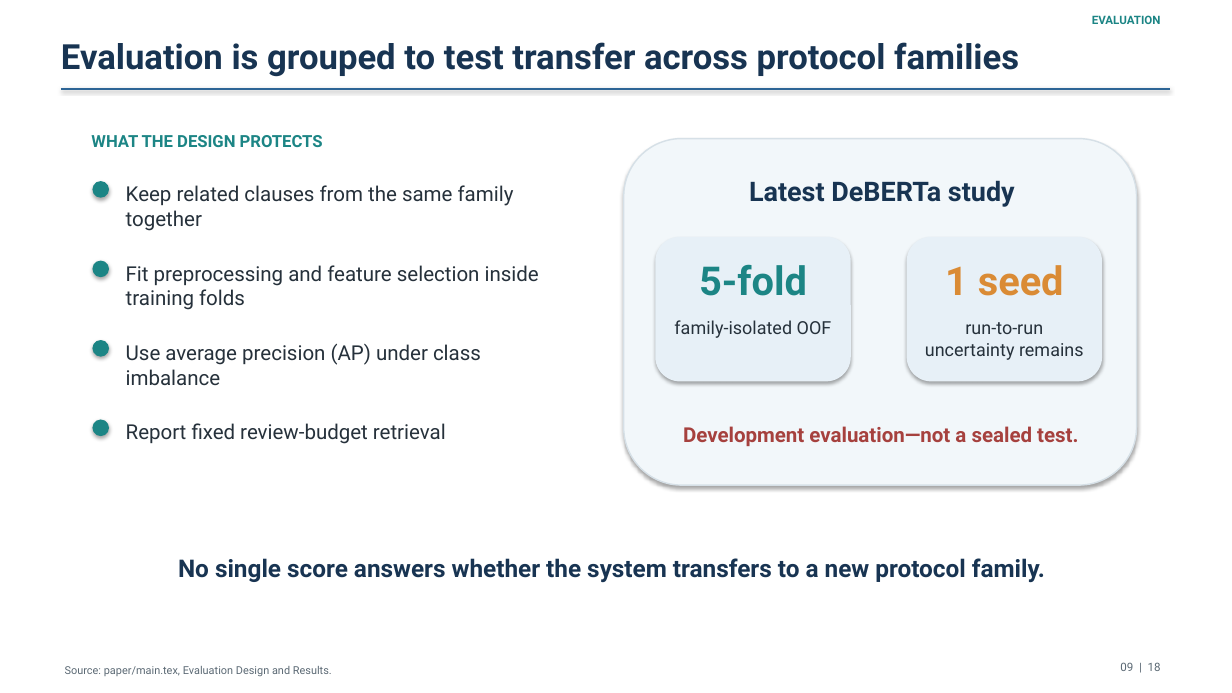
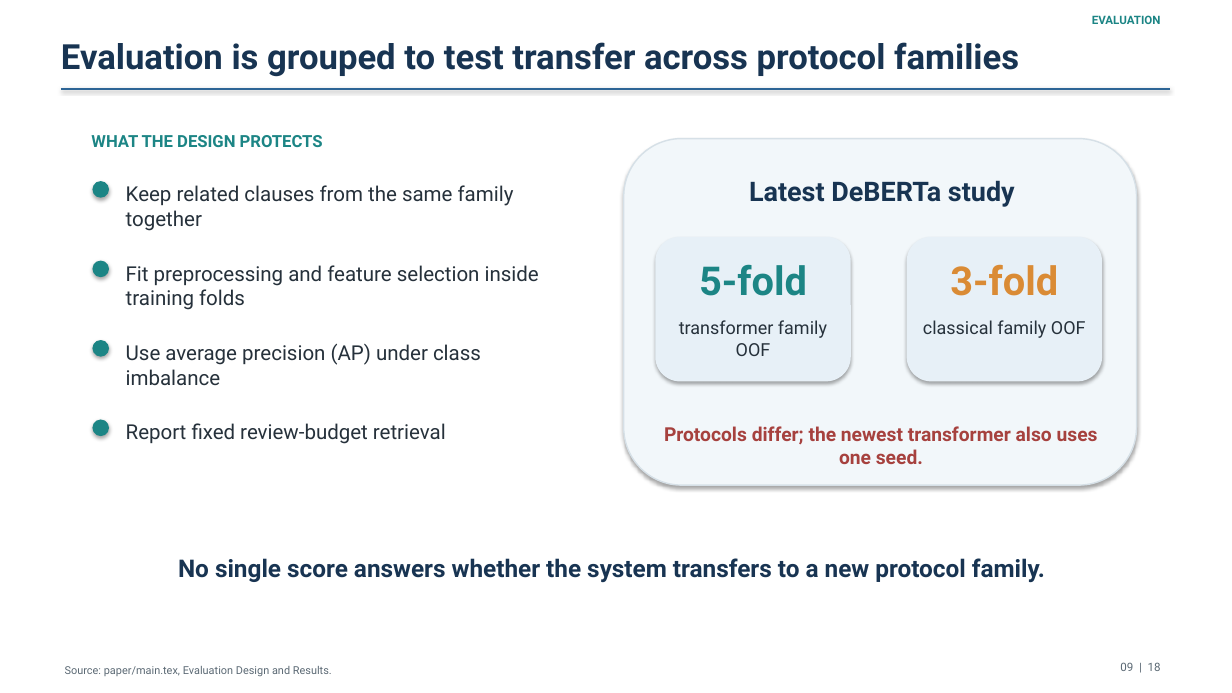
Before and after one commit to osama-elkhuriby/ietf-ambiguity-detection, a slide deck: slide 9 of paper/presentation/ietf_ambiguity_detection_presentation.pptx. Drawn at 1232x693 pixels with LibreOffice and Linux fonts; fonts in the diff are those of the drawing. Boxes give left, top, right and bottom in pixels: in the first picture for what was removed or moved away, otherwise in the second. Text is boxed around its words. In the diff, an @@ line names an element or a change of style, - is before the commit and + after.

```diff
--- a/paper/presentation/ietf_ambiguity_detection_presentation.pptx
+++ b/paper/presentation/ietf_ambiguity_detection_presentation.pptx
@@ text at (x1=950, y1=264, x2=1058, y2=296): text changed @@
-1 seed
+3-fold
@@ text at (x1=679, y1=320, x2=827, y2=356): text changed @@
-family-isolated OOF
+transformer family OOF
@@ text at (x1=923, y1=320, x2=1086, y2=338): text changed @@
-run-to-run uncertainty remains
+classical family OOF
@@ text at (x1=664, y1=426, x2=1098, y2=464): text changed; size 16 to 15 pt @@
-Development evaluation—not a sealed test.
+Protocols differ; the newest transformer also uses one seed.
```
Also in this commit, not shown: 7 other slides changed, 2 slides added, 2 slides removed, 29 other files.
